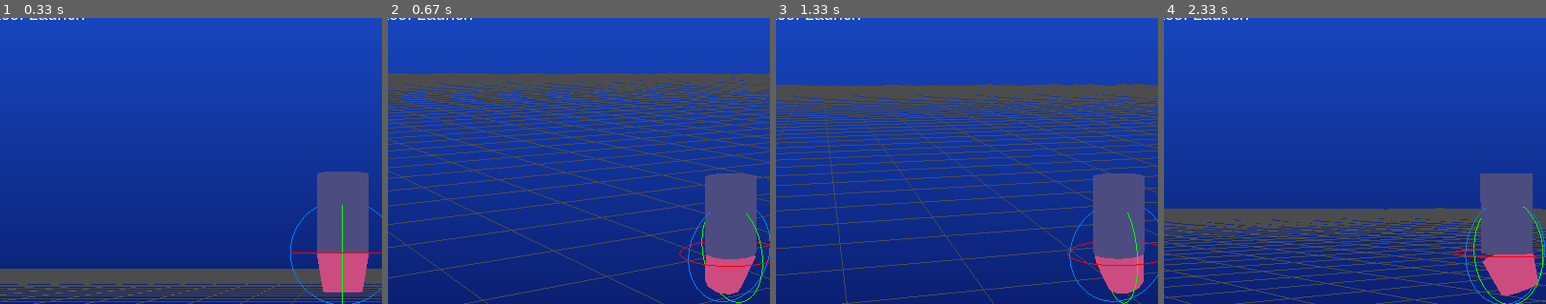
Above: before the commit, frames 1-4 (left to right).
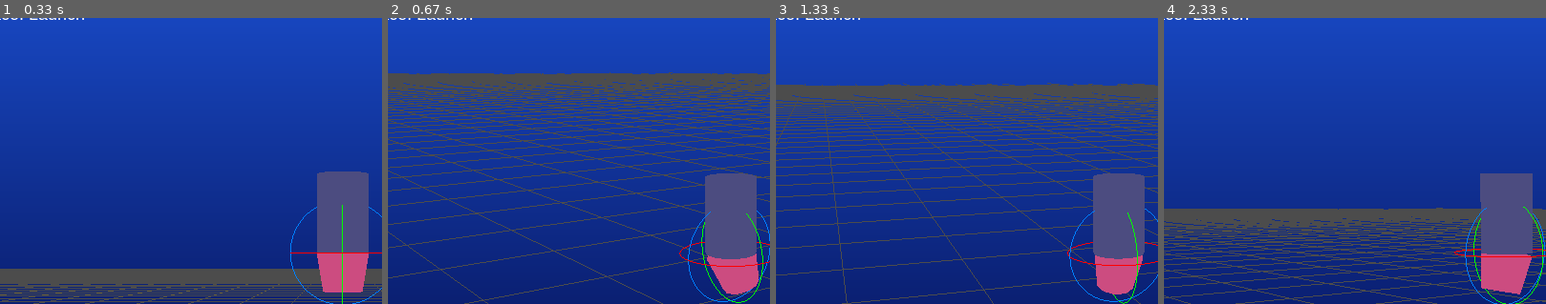
Above: after the commit, the same moments.

Repository: Philipp-BHT/thrust_vector_drone
Game: pygame game, started from simulation.py
Two runs of this game, one before a commit and one after it. Both use one fixed random seed, a clock stepped at 60 frames per second and the inputs below.
Inputs (mouse positions are % of the whole screen's width and height, from its top left):
- Up to frame 1 (0.33 s): no input
- Up to frame 2 (0.67 s): hold D from 0.33 s (still down); move the mouse to (46, 54) at 0.37 s
- Up to frame 3 (1.33 s): release D at 0.8 s; hold W 0.83-1.3 s; move the mouse to (26, 51) at 0.87 s
- Up to frame 4 (2.33 s): hold D 1.33-1.8 s; move the mouse to (65, 15) at 1.37 s; hold A from 1.83 s (still down); move the mouse to (52, 16) at 1.87 s
The pictures show only the part of the screen within x 5-55%, y 9-59%; the shares and areas given below are measured in that part.

Frame 1 is identical in both runs. In frame 2, 0.6% of the frame differs, in the area x 83-97%, y 82-97%; in frame 3, 0.3%; in frame 4, 0.6%.

Commit message:
Optimised stop position and added crash protection

Diff:
--- a/drone.py
+++ b/drone.py
@@ -227,7 +227,7 @@
     dt = 0.01
     steps = []
     orientations = []
-    orientations_yaw = []
+    uerr = []
 
     drone = (DroneSim(weight=1.9 * 9.81,
                       diameter=0.2,
@@ -239,13 +239,15 @@
 
     drone.drone_state.position = [0, 0, 2]
     drone.motor.throttle = math.sqrt((drone.mass*drone.g)/drone.motor.T_max_N)
-
-    drone.set_orientation_euler(pitch=math.radians(-20), roll=math.radians(-10))
-
+    # drone.set_orientation_euler(pitch=math.radians(-20))
+
+    ref_pitch = 0.0
     while t < t_end:
+        if t >= 5.0:
+            ref_pitch = math.radians(20)
 
         alpha_cmd, beta_cmd = drone.orientation_control.compute_target_deflection(
-            drone, ref_pitch=0.0, ref_yaw=0.0)
+            drone, ref_pitch=ref_pitch, ref_yaw=0.0)
         throttle = drone.altitude_control.step(drone, z_ref)
         drone.update(dt,
                      throttle,
@@ -255,13 +257,16 @@
                      t_now=t)
         t += dt
         steps.append(t)
-        orientations.append(drone.drone_state.orientation[0])
-        orientations_yaw.append(drone.drone_state.orientation[1])
-
+        orientations.append(float(drone.drone_state.orientation[0]))
+        uerr.append(ref_pitch)
+
+
+    print("ySystem = ", orientations, ";")
+    print("t = ", steps, ";")
+    print("uerr = ", uerr, ";")
 
     fig, ax = plt.subplots()
     ax.plot(steps, orientations, label='Orientation')
-    ax.plot(steps, orientations_yaw, label='Orientation_yaw')
     ax.set_xlabel('Time (s)')
     ax.set_ylabel('Orientation (Roll)')
     ax.legend()
@@ -316,4 +321,4 @@
 
 
 if __name__ == "__main__":
-    test_position_system()
+    test_orientation_system()
--- a/simulation.py
+++ b/simulation.py
@@ -67,9 +67,9 @@
 
     pitch, yaw, roll = drone.drone_state.orientation  # RAD
     # Apply Rz(-yaw) → Ry(-pitch) → Rx(-roll); degrees for GL
-    glRotatef(-math.degrees(yaw),   1, 0, 0)  # yaw about Z
-    glRotatef(-math.degrees(pitch), 0, 1, 0)  # pitch about Y
-    glRotatef(-math.degrees(roll),  0, 0, 1)  # roll about X
+    glRotatef(math.degrees(pitch),   1, 0, 0)  # yaw about Z
+    glRotatef(math.degrees(roll), 0, 1, 0)  # pitch about Y
+    glRotatef(math.degrees(yaw),  0, 0, 1)  # roll about X
 
     # --- Body geometry (cylinder) ---
     quadric = gluNewQuadric()
@@ -80,8 +80,8 @@
     # Nozzle (local to body). alpha = about Y, beta = about X:
     glPushMatrix()
     alpha_rad, beta_rad = drone.deflector.get_deflection()
-    glRotatef(math.degrees(beta_rad), 1, 0, 0)  # roll axis (X)
-    glRotatef(math.degrees(alpha_rad), 0, 1, 0)  # pitch axis (Y)
+    glRotatef(math.degrees(alpha_rad), 1, 0, 0)  # roll axis (X)
+    glRotatef(math.degrees(beta_rad), 0, 1, 0)  # pitch axis (Y)
 
     glTranslatef(0, 0, -0.15)
     glColor3f(0.8, 0.3, 0.5)
@@ -278,6 +278,8 @@
     running = True
     manual_prev = False
     z_ref = 2.0
+    roll_ref = 0
+    pitch_ref = 0
 
     t = 0.0
     stars = [(np.random.uniform(-500, 500), np.random.uniform(100, 500), np.random.uniform(-500, 500))
@@ -310,32 +312,24 @@
             throttle = drone.altitude_control.step(drone, z_ref)
         else:
             throttle = 0
-        alpha, beta = drone.deflector.get_deflection()
-        step = drone.deflector.max_rate * dt
-
-        if keys[K_a]: alpha -= step
-        if keys[K_d]: alpha += step
-        if keys[K_s]: beta -= step
-        if keys[K_w]: beta += step
-
-        alpha = max(-drone.deflector.max_deflection, min(drone.deflector.max_deflection, alpha))
-        beta = max(-drone.deflector.max_deflection, min(drone.deflector.max_deflection, beta))
+
+        if keys[K_a]: roll_ref = math.radians(20)
+        if keys[K_d]: roll_ref = math.radians(-20)
+        if keys[K_s]: pitch_ref = math.radians(20)
+        if keys[K_w]: pitch_ref = math.radians(-20)
 
         pressed = keys[K_a] or keys[K_d] or keys[K_s] or keys[K_w]
-        manual_deflection = (alpha, beta) if pressed else None
 
         if manual_prev and not pressed:
-            drone.position_control.capture_here(drone)
+            drone.position_control.capture_ahead_tau(drone)
 
         if drone.position_control.x_ref is None:
-            drone.position_control.capture_here(drone)
+            drone.position_control.capture_ahead_tau(drone)
 
         if not pressed:
             pitch_ref, roll_ref = drone.position_control.step(drone)
-        else:
-            pitch_ref, roll_ref = 0, 0
-
-        drone.update(dt, throttle, manual_deflection=manual_deflection, ref_pitch=roll_ref, ref_yaw=pitch_ref)
+
+        drone.update(dt, throttle, manual_deflection=None, ref_pitch=roll_ref, ref_yaw=pitch_ref)
 
         drone.flight_records.add_state(drone.drone_state, t)
         t += dt
--- a/subsystems.py
+++ b/subsystems.py
@@ -223,6 +223,28 @@
         print("Capture at ", self.x_ref, self.y_ref)
         print(drone.drone_state.position)
 
+    def capture_ahead_tau(self, drone, tau=1):
+        px, py, _ = drone.drone_state.position
+        vx, vy, _ = drone.drone_state.velocity
+        ax, ay, _ = drone.drone_state.acceleration
+        self.x_ref = px + vx * tau
+        self.y_ref = py + vy * tau
+
+    def capture_ahead_stop(self, drone, max_tilt_deg=10.0):
+        px, py, _ = drone.drone_state.position
+        vx, vy, _ = drone.drone_state.velocity
+        v = math.hypot(vx, vy)
+        if v < 1e-3:
+            self.x_ref, self.y_ref = px, py
+            return
+
+        g = drone.g
+        a_max = g * math.tan(math.radians(max_tilt_deg))
+        s_over_v = v / (2.0 * a_max)  # = s / ||v||
+        x_ref = px + s_over_v * vx
+        y_ref = py + s_over_v * vy
+        self.x_ref, self.y_ref = x_ref, y_ref
+
     def step(self, drone):
         """Return (pitch_ref, roll_ref) in radians to hold XY."""
         assert self.x_ref is not None and self.y_ref is not None, "Call capture_here() first."
Not shown, changed: step_response_thrust.m
